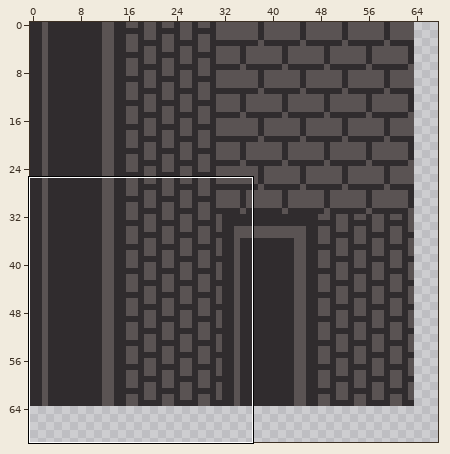
Two states of a sprite sheet, sprites/spritesheet.png. The first picture is a wide view before the edit; the outline marks the close-up.
Close-up. First the earlier version:
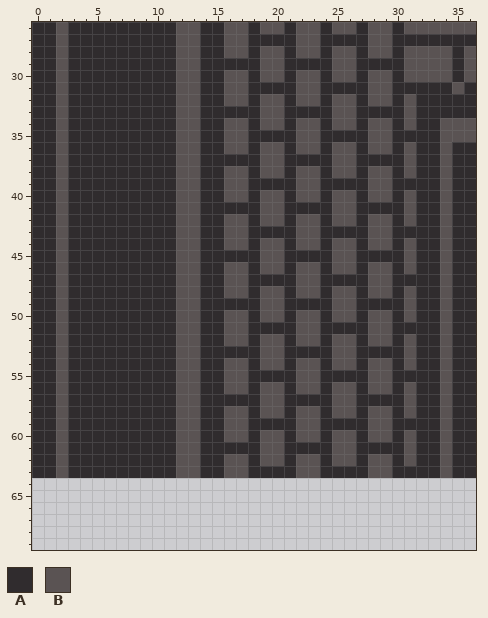
The file is 128x128 pixels. Shown: x 0..36, y 26..69. The wide view leaves out empty margins.
Palette (. is transparent): A #302c2e  B #5a5353
Pixels before, first column x 0:
26 AABAAAAAAAAABBAABBABBABBABBABBABBBBBB
27 AABAAAAAAAAABBAABBAAAABBAAAABBAAAAAAA
28 AABAAAAAAAAABBAABBABBABBABBABBABBBBAB
29 AABAAAAAAAAABBAAAAABBAAAABBAAAABBBBAB
30 AABAAAAAAAAABBAABBABBABBABBABBABBBBAB
31 AABAAAAAAAAABBAABBAAAABBAAAABBAAAAABA
32 AABAAAAAAAAABBAABBABBABBABBABBABAAAAA
33 AABAAAAAAAAABBAAAAABBAAAABBAAAABAAAAA
34 AABAAAAAAAAABBAABBABBABBABBABBABAABBB
35 AABAAAAAAAAABBAABBAAAABBAAAABBAAAABBB
36 AABAAAAAAAAABBAABBABBABBABBABBABAABAA
37 AABAAAAAAAAABBAAAAABBAAAABBAAAABAABAA
38 AABAAAAAAAAABBAABBABBABBABBABBABAABAA
39 AABAAAAAAAAABBAABBAAAABBAAAABBAAAABAA
40 AABAAAAAAAAABBAABBABBABBABBABBABAABAA
41 AABAAAAAAAAABBAAAAABBAAAABBAAAABAABAA
42 AABAAAAAAAAABBAABBABBABBABBABBABAABAA
43 AABAAAAAAAAABBAABBAAAABBAAAABBAAAABAA
44 AABAAAAAAAAABBAABBABBABBABBABBABAABAA
45 AABAAAAAAAAABBAAAAABBAAAABBAAAABAABAA
46 AABAAAAAAAAABBAABBABBABBABBABBABAABAA
47 AABAAAAAAAAABBAABBAAAABBAAAABBAAAABAA
48 AABAAAAAAAAABBAABBABBABBABBABBABAABAA
49 AABAAAAAAAAABBAAAAABBAAAABBAAAABAABAA
50 AABAAAAAAAAABBAABBABBABBABBABBABAABAA
51 AABAAAAAAAAABBAABBAAAABBAAAABBAAAABAA
52 AABAAAAAAAAABBAABBABBABBABBABBABAABAA
53 AABAAAAAAAAABBAAAAABBAAAABBAAAABAABAA
54 AABAAAAAAAAABBAABBABBABBABBABBABAABAA
55 AABAAAAAAAAABBAABBAAAABBAAAABBAAAABAA
56 AABAAAAAAAAABBAABBABBABBABBABBABAABAA
57 AABAAAAAAAAABBAAAAABBAAAABBAAAABAABAA
58 AABAAAAAAAAABBAABBABBABBABBABBABAABAA
59 AABAAAAAAAAABBAABBAAAABBAAAABBAAAABAA
60 AABAAAAAAAAABBAABBABBABBABBABBABAABAA
61 AABAAAAAAAAABBAAAAABBAAAABBAAAABAABAA
62 AABAAAAAAAAABBAABBABBABBABBABBABAABAA
63 AABAAAAAAAAABBAABBAAAABBAAAABBAAAABAA
After the commit:
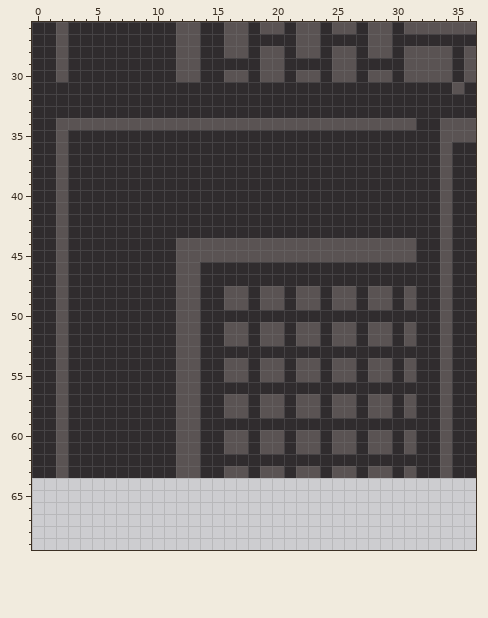
What changed:
y 31: x 2 B -> A; x 12..13 BB -> AA; x 16..17 BB -> AA; x 22..23 BB -> AA; x 28..29 BB -> AA
y 32: x 2 B -> A; x 12..13 BB -> AA; x 16..17 BB -> AA; x 19..20 BB -> AA; x 22..23 BB -> AA; x 25..26 BB -> AA; x 28..29 BB -> AA; x 31 B -> A
y 33: x 2 B -> A; x 12..13 BB -> AA; x 19..20 BB -> AA; x 25..26 BB -> AA; x 31 B -> A
y 34: x 3..11 AAAAAAAAA -> BBBBBBBBB; x 14..15 AA -> BB; x 18 A -> B; x 21 A -> B; x 24 A -> B; x 27 A -> B; x 30 A -> B
y 35: x 12..13 BB -> AA; x 16..17 BB -> AA; x 22..23 BB -> AA; x 28..29 BB -> AA
y 36: x 12..13 BB -> AA; x 16..17 BB -> AA; x 19..20 BB -> AA; x 22..23 BB -> AA; x 25..26 BB -> AA; x 28..29 BB -> AA; x 31 B -> A
y 37: x 12..13 BB -> AA; x 19..20 BB -> AA; x 25..26 BB -> AA; x 31 B -> A
y 38: x 12..13 BB -> AA; x 16..17 BB -> AA; x 19..20 BB -> AA; x 22..23 BB -> AA; x 25..26 BB -> AA; x 28..29 BB -> AA; x 31 B -> A
y 39: x 12..13 BB -> AA; x 16..17 BB -> AA; x 22..23 BB -> AA; x 28..29 BB -> AA
y 40: x 12..13 BB -> AA; x 16..17 BB -> AA; x 19..20 BB -> AA; x 22..23 BB -> AA; x 25..26 BB -> AA; x 28..29 BB -> AA; x 31 B -> A
y 41: x 12..13 BB -> AA; x 19..20 BB -> AA; x 25..26 BB -> AA; x 31 B -> A
y 42: x 12..13 BB -> AA; x 16..17 BB -> AA; x 19..20 BB -> AA; x 22..23 BB -> AA; x 25..26 BB -> AA; x 28..29 BB -> AA; x 31 B -> A
y 43: x 12..13 BB -> AA; x 16..17 BB -> AA; x 22..23 BB -> AA; x 28..29 BB -> AA
y 44: x 14..15 AA -> BB; x 18 A -> B; x 21 A -> B; x 24 A -> B; x 27 A -> B; x 30 A -> B
y 45: x 14..18 AAAAA -> BBBBB; x 21..24 AAAA -> BBBB; x 27..30 AAAA -> BBBB
y 46: x 16..17 BB -> AA; x 19..20 BB -> AA; x 22..23 BB -> AA; x 25..26 BB -> AA; x 28..29 BB -> AA; x 31 B -> A
y 47: x 16..17 BB -> AA; x 22..23 BB -> AA; x 28..29 BB -> AA
y 49: x 16..17 AA -> BB; x 22..23 AA -> BB; x 28..29 AA -> BB
y 50: x 16..17 BB -> AA; x 19..20 BB -> AA; x 22..23 BB -> AA; x 25..26 BB -> AA; x 28..29 BB -> AA; x 31 B -> A
y 51: x 19..20 AA -> BB; x 25..26 AA -> BB; x 31 A -> B
y 53: x 19..20 BB -> AA; x 25..26 BB -> AA; x 31 B -> A
y 55: x 19..20 AA -> BB; x 25..26 AA -> BB; x 31 A -> B
y 56: x 16..17 BB -> AA; x 19..20 BB -> AA; x 22..23 BB -> AA; x 25..26 BB -> AA; x 28..29 BB -> AA; x 31 B -> A
y 57: x 16..17 AA -> BB; x 22..23 AA -> BB; x 28..29 AA -> BB
y 59: x 16..17 BB -> AA; x 22..23 BB -> AA; x 28..29 BB -> AA
y 61: x 16..17 AA -> BB; x 22..23 AA -> BB; x 28..29 AA -> BB
y 62: x 16..17 BB -> AA; x 19..20 BB -> AA; x 22..23 BB -> AA; x 25..26 BB -> AA; x 28..29 BB -> AA; x 31 B -> A
y 63: x 19..20 AA -> BB; x 25..26 AA -> BB; x 31 A -> B
